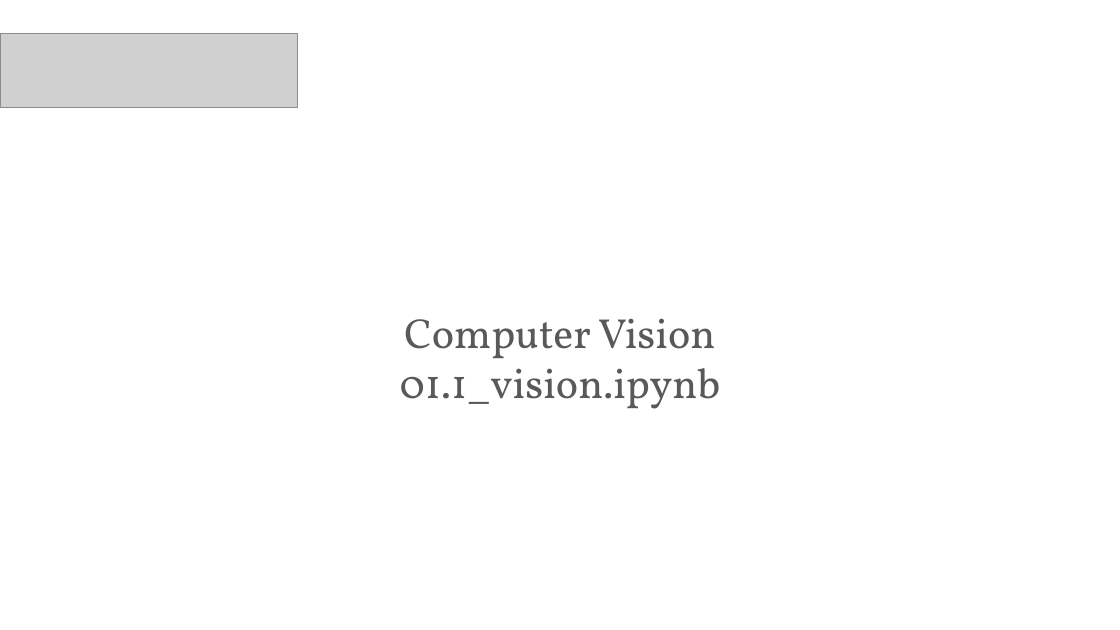
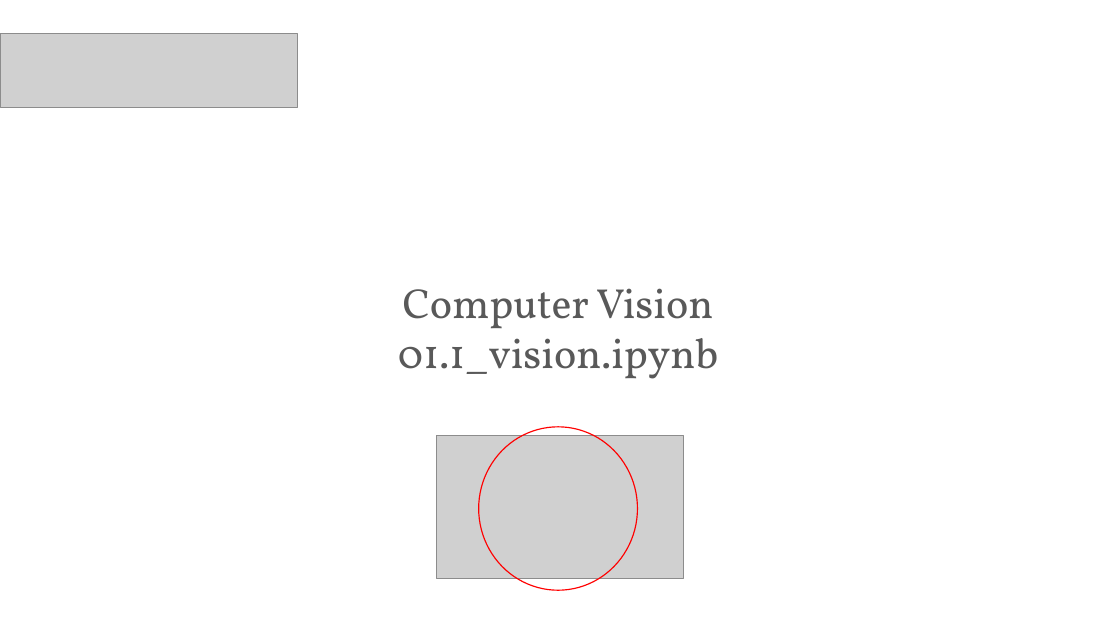
Before and after one commit to PracticumAI/cnn, a slide deck: slide 9 of presentations/01_cnn_intro.pptx (slide 8 before the commit). Drawn at 1120x630 pixels with LibreOffice and Linux fonts; fonts in the diff are those of the drawing; grey boxes stand for pictures. Boxes give left, top, right and bottom in pixels: in the first picture for what was removed or moved away, otherwise in the second. Text is boxed around its words. In the diff, an @@ line names an element or a change of style, - is before the commit and + after.

```diff
--- a/presentations/01_cnn_intro.pptx
+++ b/presentations/01_cnn_intro.pptx
@@ text "Computer Vision": place and size @@
-text "Computer Vision" at [400,318,721,409]
+text "Computer Vision" at [398,288,719,379]
@@ picture added at [437,435,684,579] @@
@@ ellipse added at [479,427,638,591], outline #FF0000 1 pt @@
```
Also in this commit, not shown: 2 slides added, 1 slide removed.
